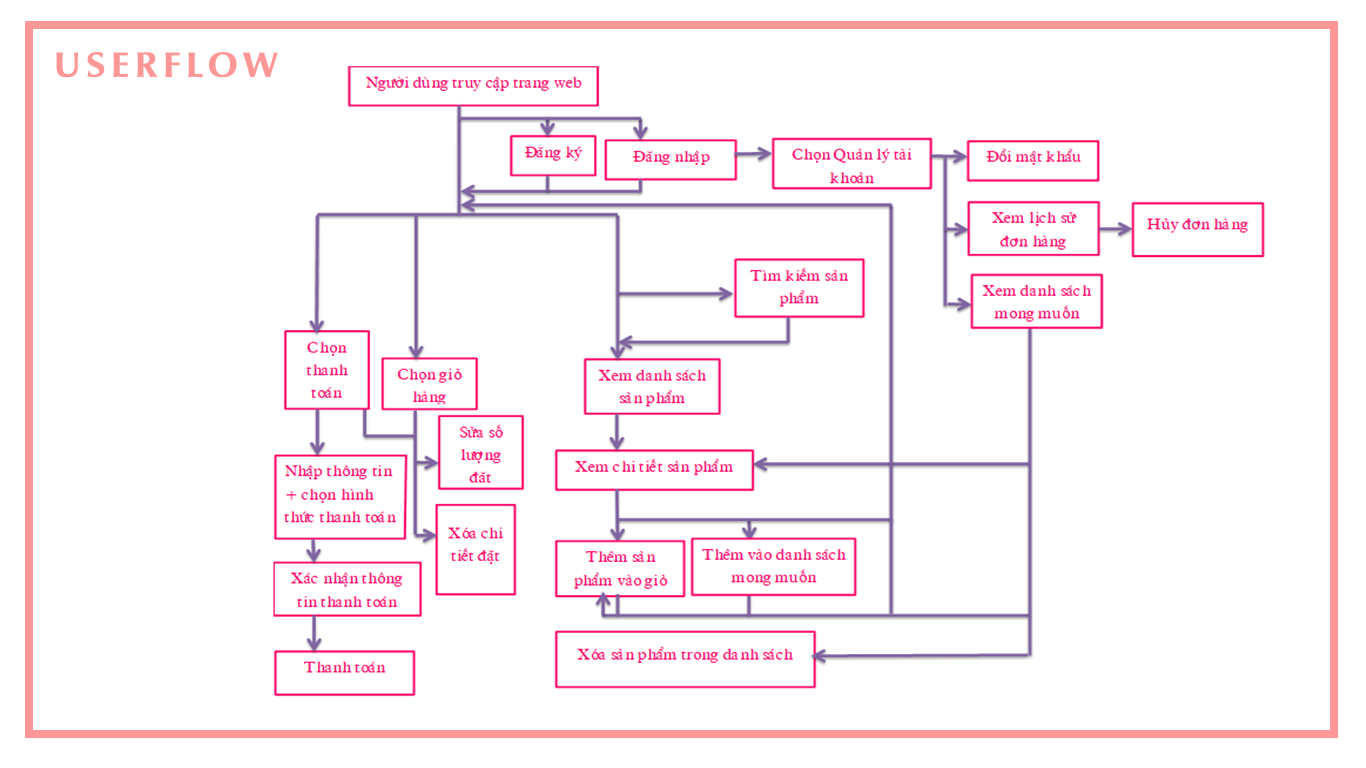
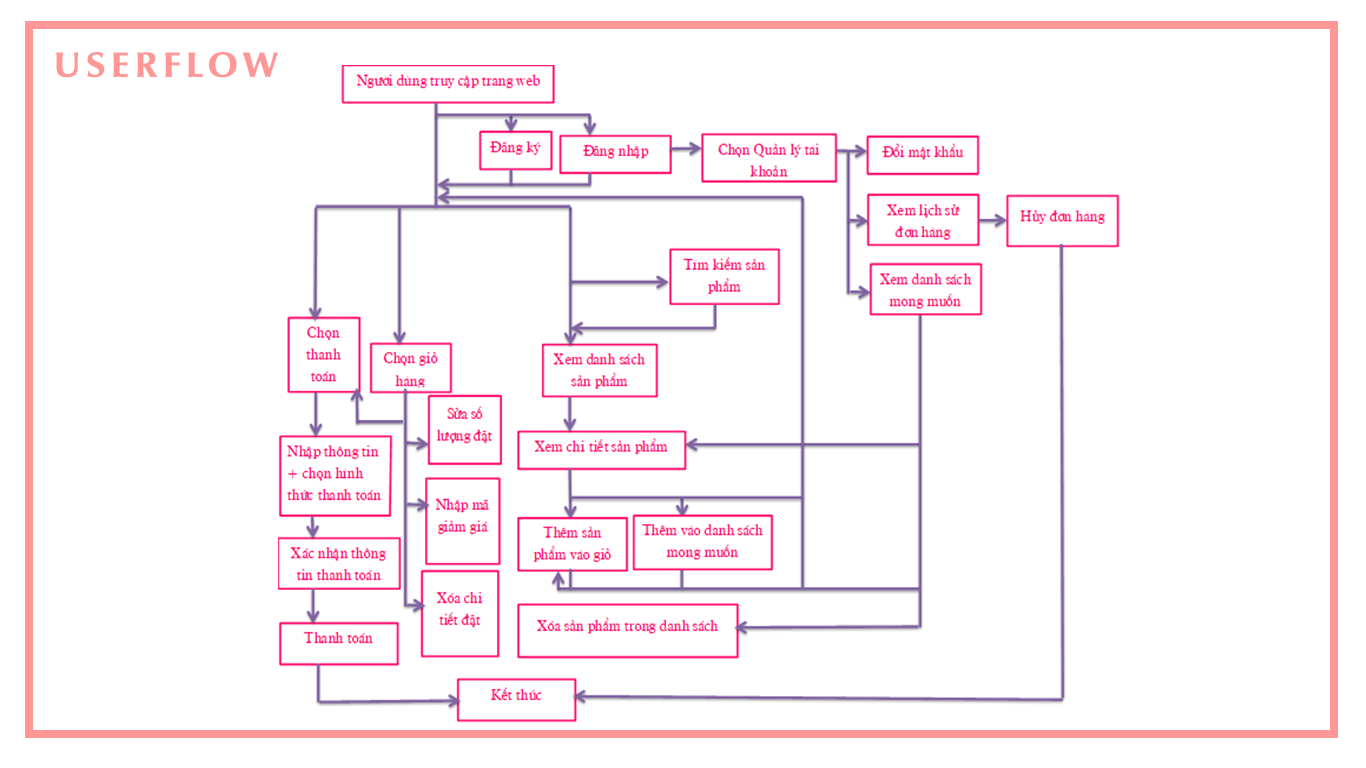
Layer changes from the first 1366 x 768 image to the second:
removed layer "userflow" from group "Group 1" over bbox(273, 65, 1265, 723)
added layer "Layer 2" in group "Group 1" over bbox(278, 65, 1265, 723)
